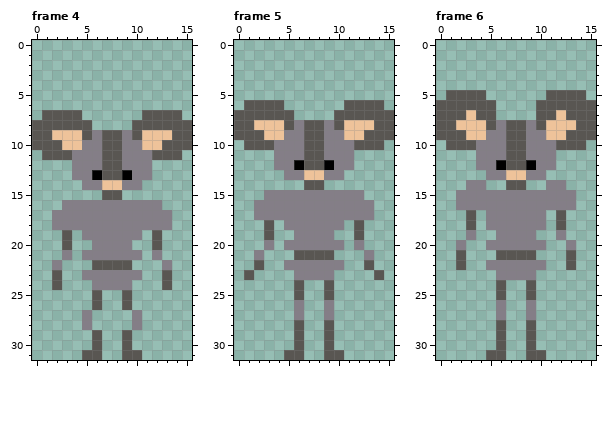
Pixel-art file, stored at Artwork/Player.ase. The picture above is the old version.
16x32 pixels, 6 frames. Shown: frame 4, frame 5, frame 6. The commit also changed other frames, which this record leaves out.
Now the later version:
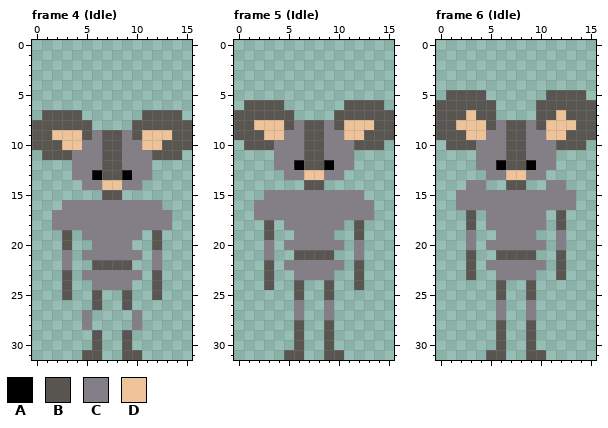
Palette (. is transparent): A #000000  B #595652  C #847e87  D #eec39a
What changed:
--- frame 4 (Idle)
@@ x 0..15 @@
 21 ...C.CCCCCC.C...
-22 ..C...BBBB...C..
-23 ..B..CCCCCC..B..
-24 ..B...CCCC...B..
-25 ......B..B......
+22 ...C..BBBB..C...
+23 ...B.CCCCCC.B...
+24 ...B..CCCC..B...
+25 ...B..B..B..B...
 26 ......B..B......
--- frame 5 (Idle)
@@ x 0..15 @@
 20 ...C.CCCCCC.C...
-21 ..C...BBBB...C..
-22 ..B..CCCCCC..B..
-23 .B....CCCC....B.
-24 ......B..B......
+21 ...C..BBBB..C...
+22 ...B.CCCCCC.B...
+23 ...B..CCCC..B...
+24 ...B..B..B..B...
 25 ......B..B......
--- frame 6 (Idle)
@@ x 0..15 @@
 19 ...C..CCCC..C...
-20 ..C..CCCCCC..C..
-21 ..B...BBBB...B..
-22 ..B..CCCCCC..B..
-23 ......CCCC......
+20 ...C.CCCCCC.C...
+21 ...B..BBBB..B...
+22 ...B.CCCCCC.B...
+23 ...B..CCCC..B...
 24 ......B..B......
Boxes around the changes in both pictures, in picture pixels (x1, y1, x2, y2):
changed: (52, 260, 72, 300)
changed: (152, 260, 172, 300)
changed: (244, 250, 274, 290)
changed: (354, 250, 384, 290)
changed: (456, 240, 476, 280)
changed: (556, 240, 576, 280)
